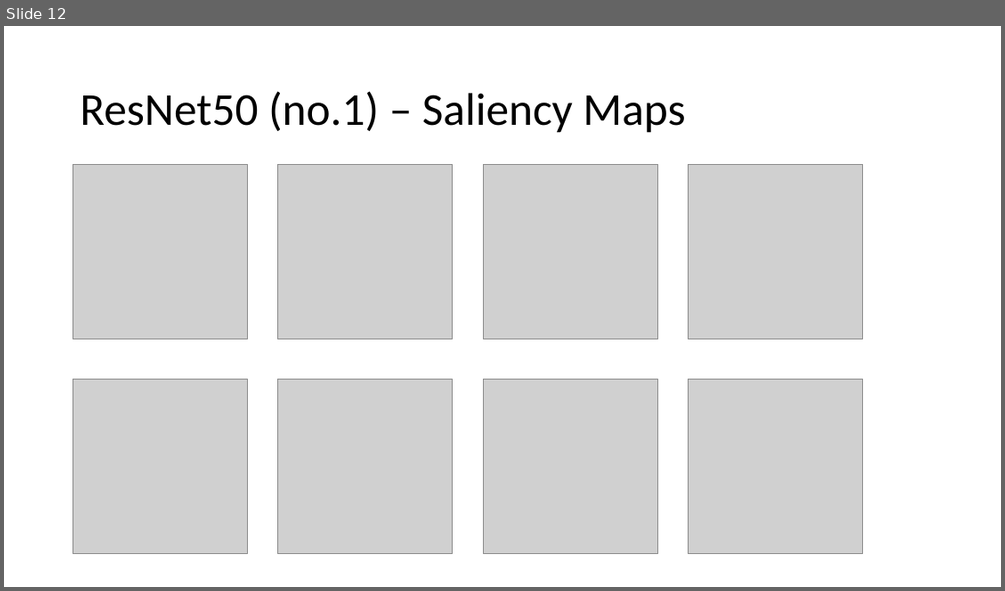
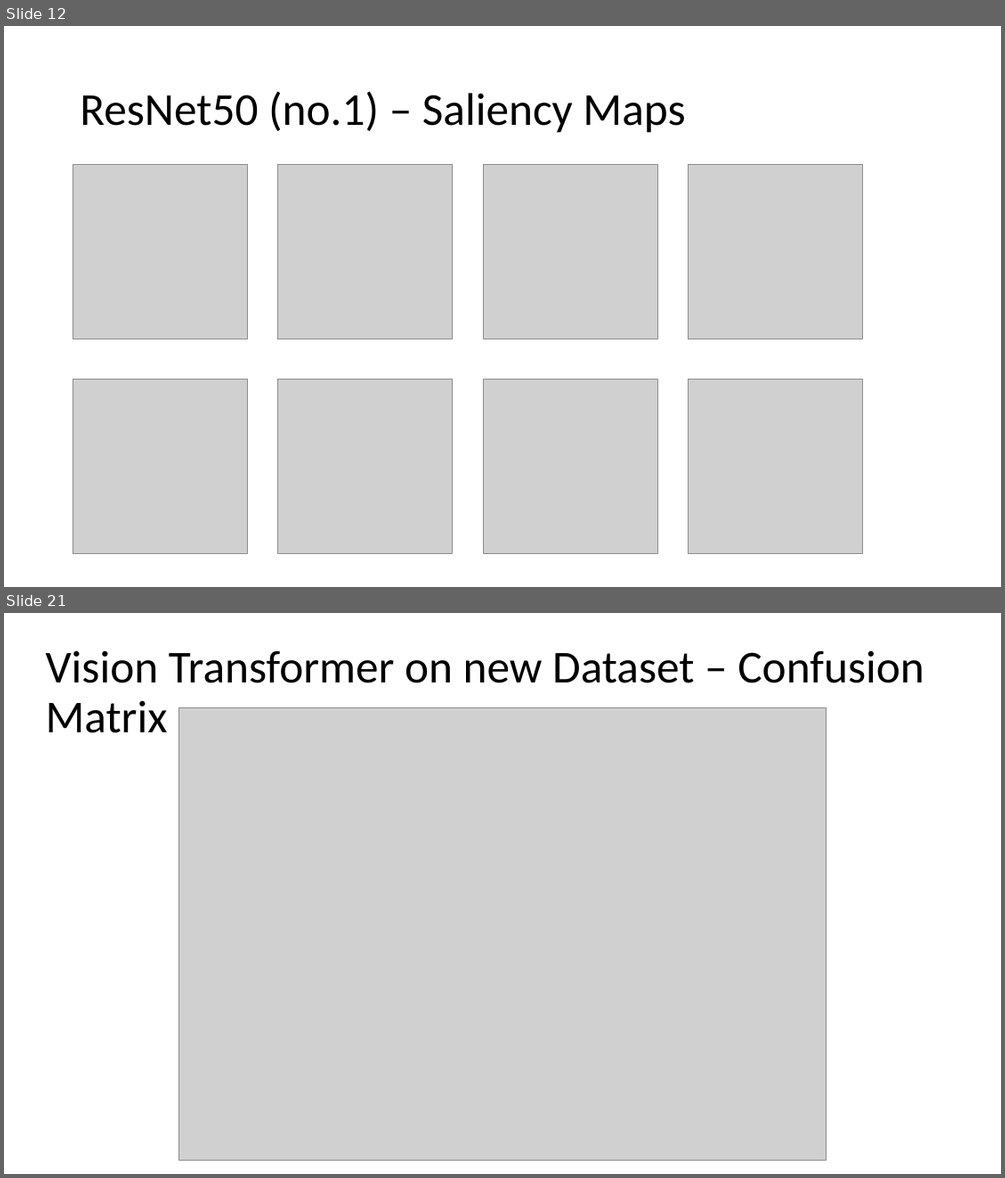
Before and after one commit to ChiaraPerocco/ADL-Project, a slide deck: Präsentation1.pptx. Shown one above the other, each under a label of ours: slide 12 before the commit, slides 12 and 21 after it; the slides between them are not shown. The pictures are 1005x591 and 1005x1178 pixels, drawn with LibreOffice and Linux fonts; fonts in the diff are those of the drawing; grey boxes stand for pictures. Boxes give left, top, right and bottom in pixels: in the first picture for what was removed or moved away, otherwise in the second. Text is boxed around its words. In the diff, an @@ line names an element or a change of style, - is before the commit and + after.

```diff
--- a/Präsentation1.pptx
+++ b/Präsentation1.pptx
@@ slide 21 added at (x1=4, y1=613, x2=1001, y2=1174), background #FFFFFF @@
@@ text added at (x1=46, y1=650, x2=924, y2=733), 44 pt, text #000000 @@
+Vision Transformer on new Dataset – Confusion Matrix
@@ picture added at (x1=179, y1=708, x2=825, y2=1160) @@
```
Also in this commit, not shown: 8 other slides added.
